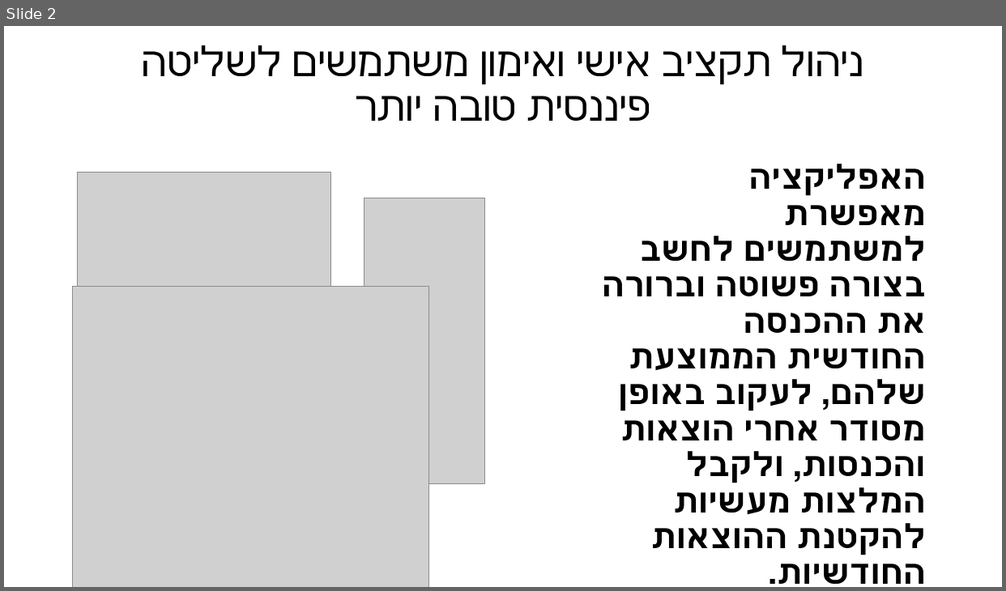
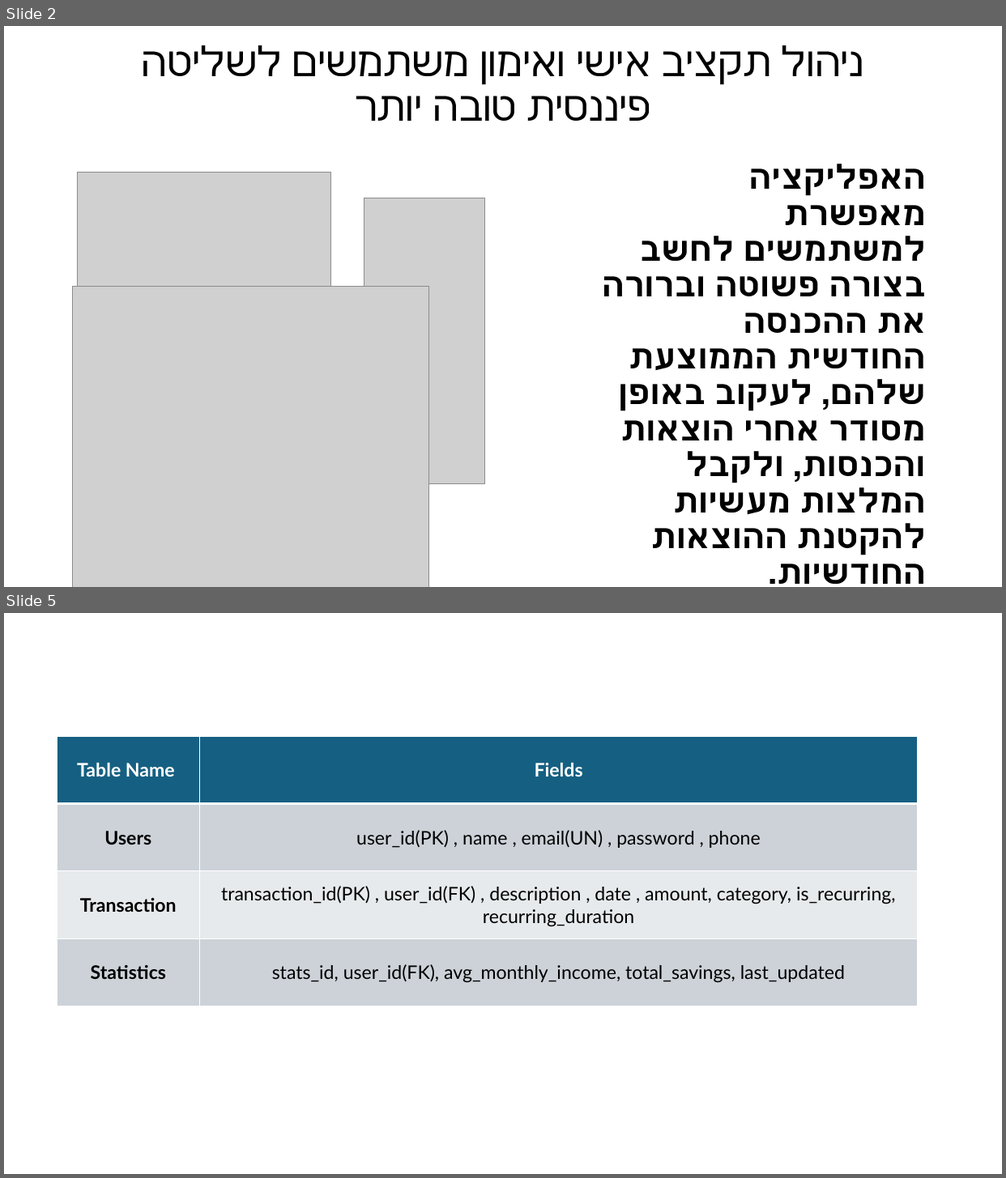
Before and after one commit to Arikatakur/Budget-Management, a slide deck: files/Budget Management Project.pptx. Shown one above the other, each under a label of ours: slide 2 before the commit, slides 2 and 5 after it; the slides between them are not shown. The pictures are 1006x591 and 1006x1178 pixels, drawn with LibreOffice and Linux fonts; fonts in the diff are those of the drawing; grey boxes stand for pictures. Boxes give left, top, right and bottom in pixels: in the first picture for what was removed or moved away, otherwise in the second. Text is boxed around its words. In the diff, an @@ line names an element or a change of style, - is before the commit and + after.

```diff
--- a/files/Budget Management Project.pptx
+++ b/files/Budget Management Project.pptx
@@ slide 5 added at [4, 613, 1002, 1174], background #FFFFFF @@
@@ table added at [57, 736, 918, 1007], 4 rows, 2 columns @@
+Table Name | Fields
+Users | user_id(PK) , name , email(UN) , password , phone
+Transaction | transaction_id(PK) , user_id(FK) , description , date , amount, category, is_recurring, recurring_duration
+Statistics | stats_id, user_id(FK), avg_monthly_income, total_savings, last_updated
```
Also in this commit, not shown: 2 slides changed, 2 other slides added, 2 slides removed.
